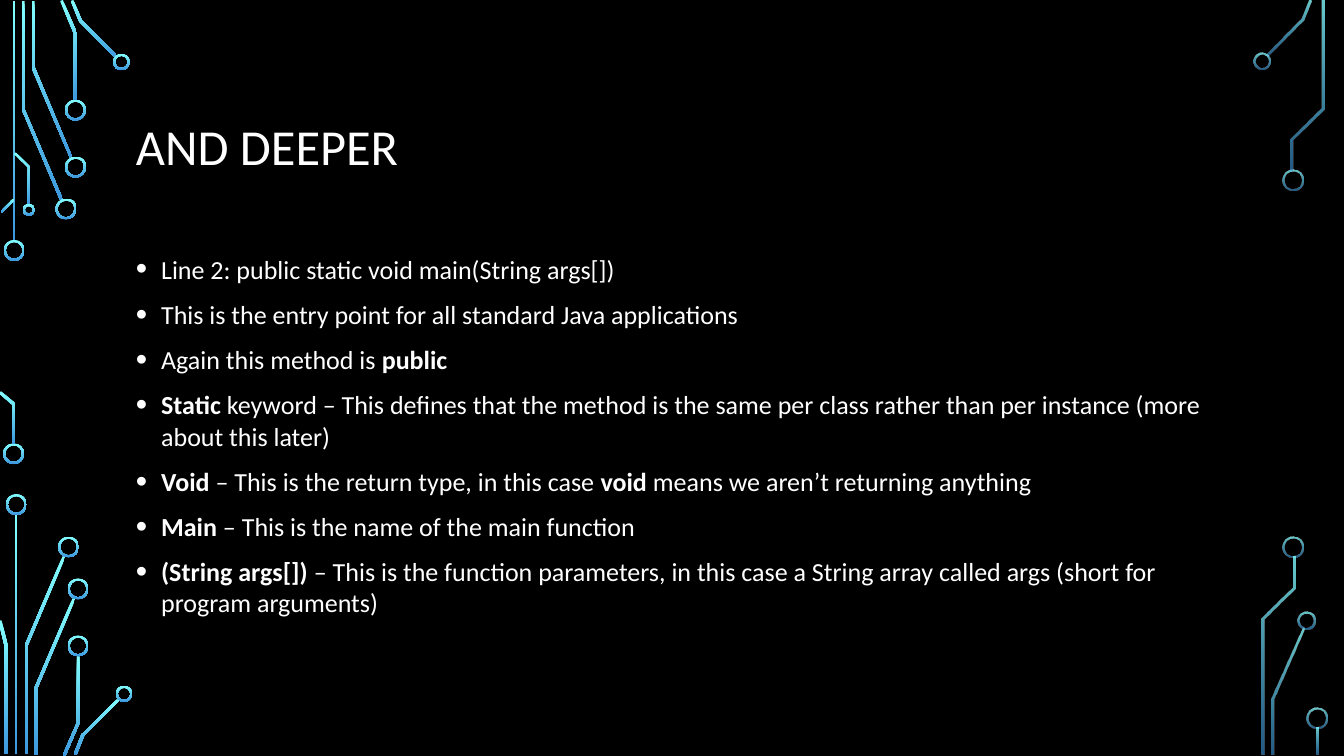
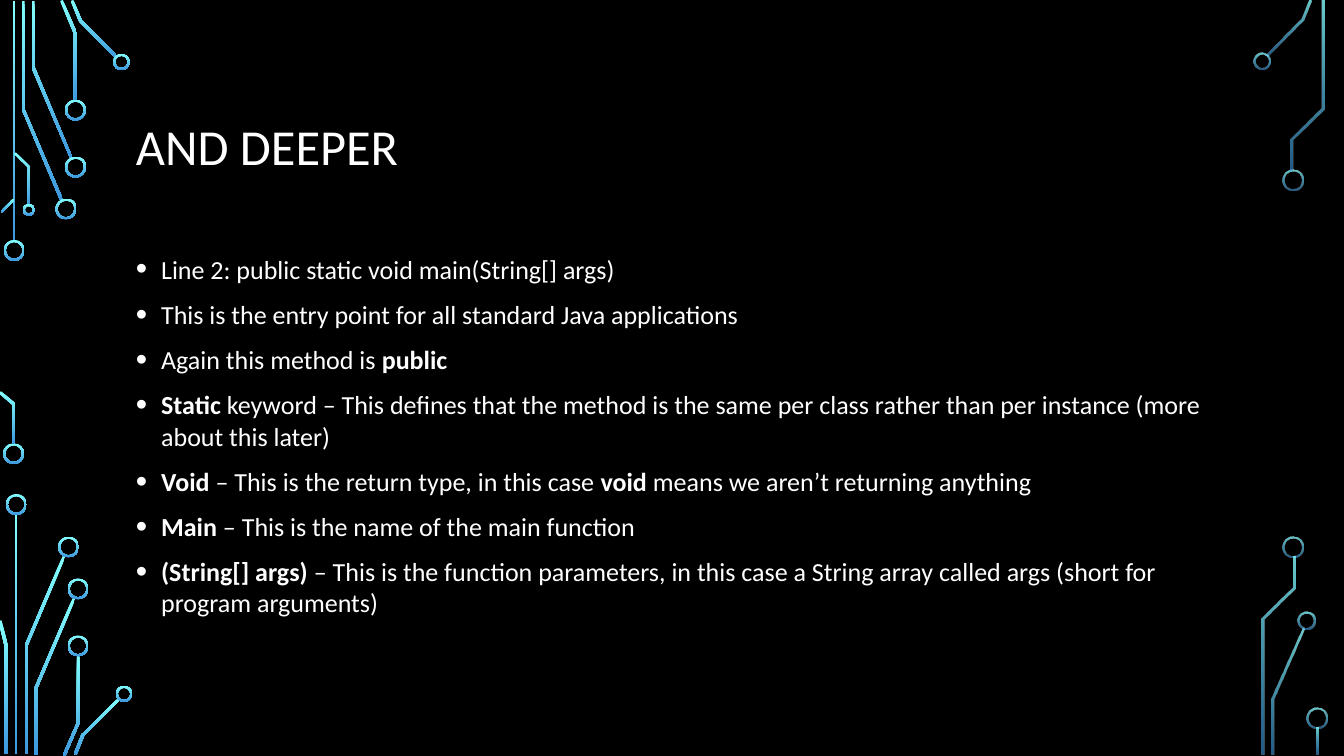
Before and after one commit to icon5585/launchcode-lectures, a slide deck: slide 7 of Class3.1.pptx. Drawn at 1344x756 pixels with LibreOffice and Linux fonts; fonts in the diff are those of the drawing; background and template pictures are left out. Boxes give left, top, right and bottom in pixels: in the first picture for what was removed or moved away, otherwise in the second. Text is boxed around its words. In the diff, an @@ line names an element or a change of style, - is before the commit and + after.

```diff
--- a/Class3.1.pptx
+++ b/Class3.1.pptx
@@ text at <box>161,260,614,284</box>: text changed @@
-• Line 2: public static void main(String args[])
+• Line 2: public static void main(String[] args)
@@ text at <box>161,562,1155,617</box>: text changed @@
-• (String args[]) – This is the function parameters, in this case a String array called args (short for program arguments)
+• (String[] args) – This is the function parameters, in this case a String array called args (short for program arguments)
```
Also in this commit, not shown: 2 other slides changed.
